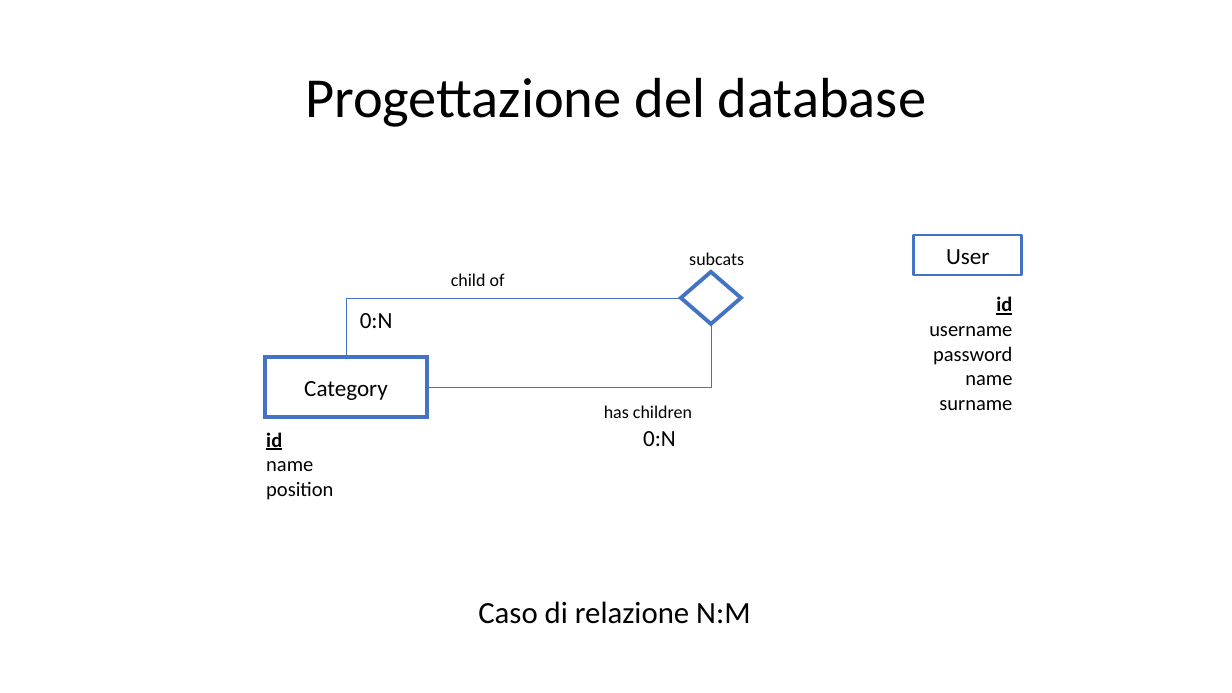
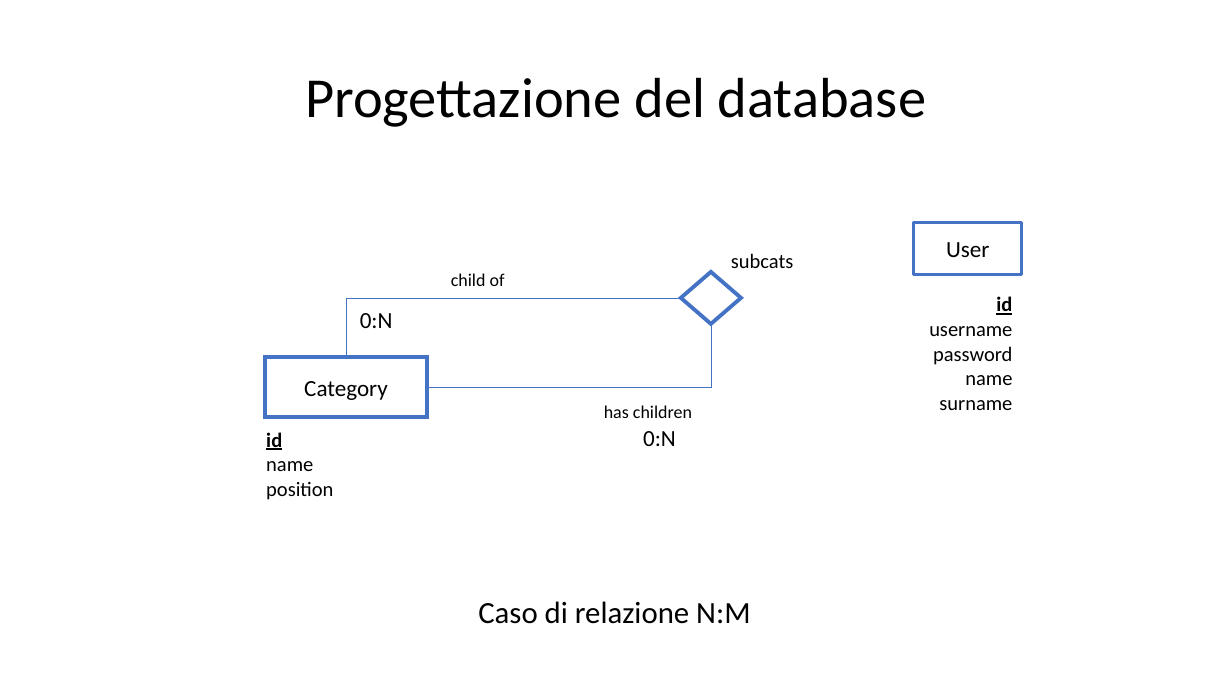
Before and after one commit to Trixyz28/TIW-ImgCatalog-RIA, a slide deck: slide 4 of Documents/ImgCatalogRIA.pptx. Drawn at 1232x693 pixels with LibreOffice and Linux fonts; fonts in the diff are those of the drawing. Boxes give left, top, right and bottom in pixels: in the first picture for what was removed or moved away, otherwise in the second. Text is boxed around its words. In the diff, an @@ line names an element or a change of style, - is before the commit and + after.

```diff
--- a/Documents/ImgCatalogRIA.pptx
+++ b/Documents/ImgCatalogRIA.pptx
@@ rectangle "User": place and size @@
-rectangle "User" at bbox=[914, 235, 1022, 274]
+rectangle "User" at bbox=[914, 223, 1022, 274]
@@ text "subcats": place and size @@
-text "subcats" at bbox=[689, 252, 744, 270]
+text "subcats" at bbox=[731, 253, 793, 268]
@@ text "subcats" at bbox=[731, 253, 793, 268]: size 14 to 16 pt @@
```
Also in this commit, not shown: 6 other slides changed, 10 slides added, 5 slides removed, 7 other files.
